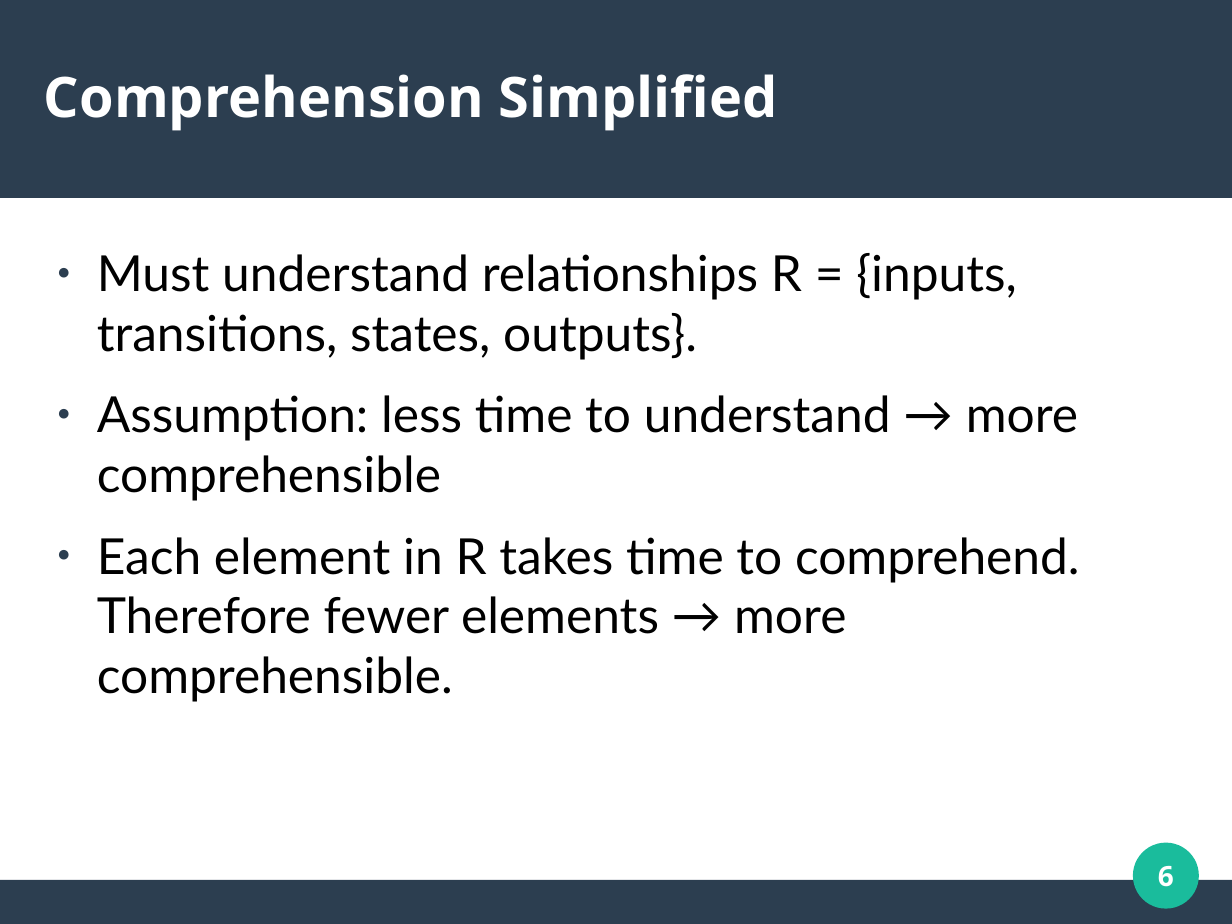
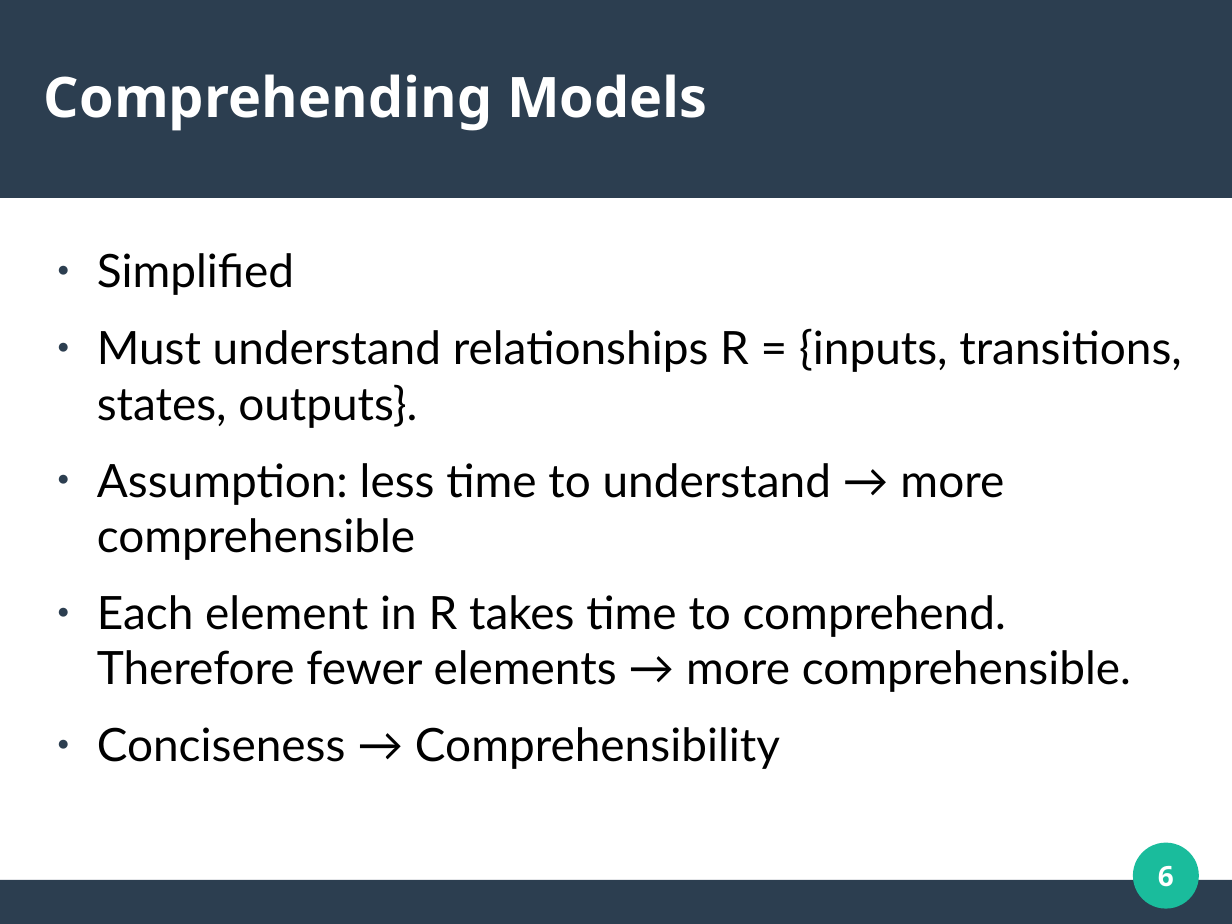
Before and after one commit to jarrenbr/ThesisPublic, a slide deck: slide 6 of defense_presentation.odp. Drawn at 1232x924 pixels with LibreOffice and Linux fonts; fonts in the diff are those of the drawing. Boxes give left, top, right and bottom in pixels: in the first picture for what was removed or moved away, otherwise in the second. Text is boxed around its words. In the diff, an @@ line names an element or a change of style, - is before the commit and + after.

Commit message:
Final draft

```diff
--- a/defense_presentation.odp
+++ b/defense_presentation.odp
@@ title at box(44, 74, 707, 131): text changed @@
-Comprehension Simplified
+Comprehending Models
@@ text at box(97, 253, 294, 295): paragraph added @@
+● Simplified
@@ text at box(97, 328, 1182, 692): size 32 to 29.6 pt in "Must understand relationships R = {inputs, transitions, ...", "Assumption: less time to understand → more ...", "Each element in R takes time to ..." @@
@@ text at box(97, 727, 780, 769): paragraph added @@
+● Conciseness → Comprehensibility
```
Also in this commit, not shown: 2 other slides changed.
